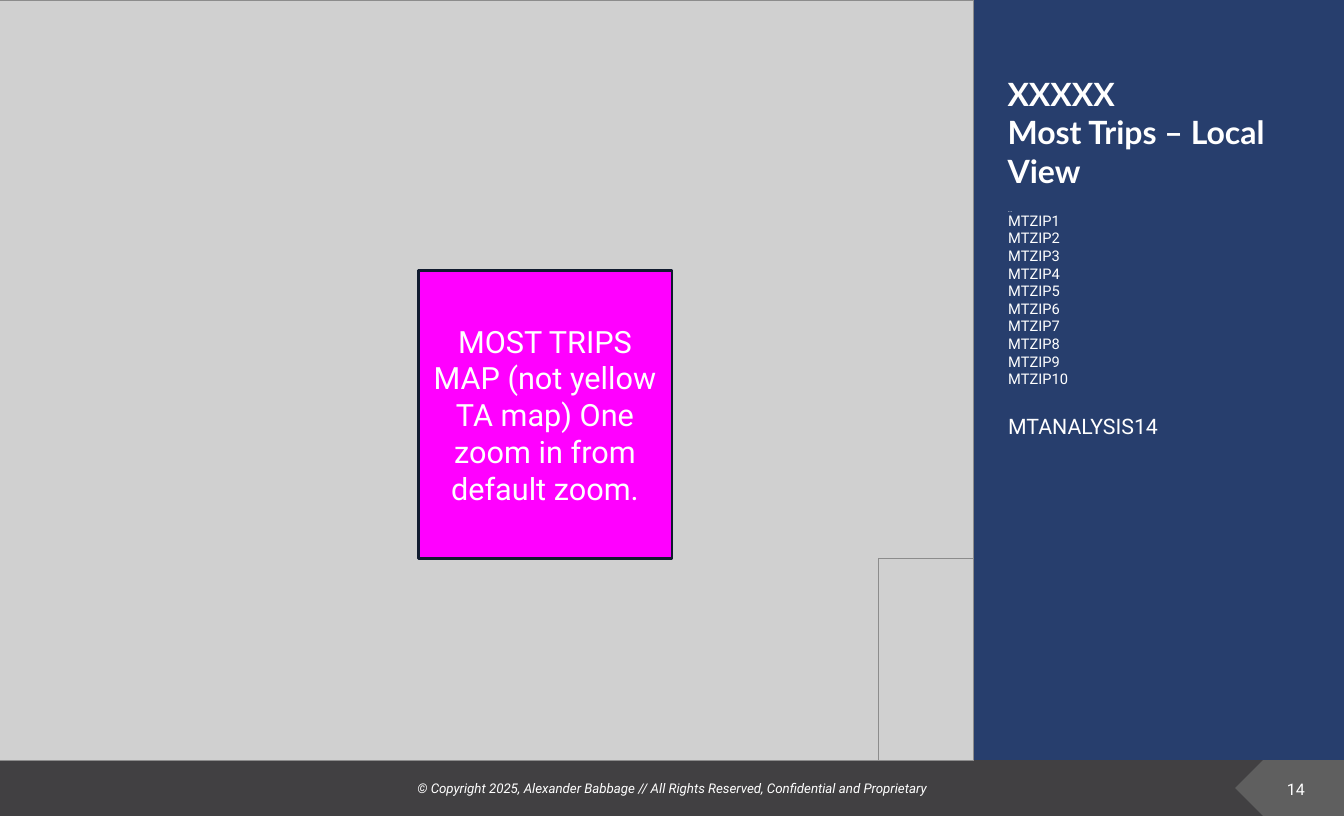
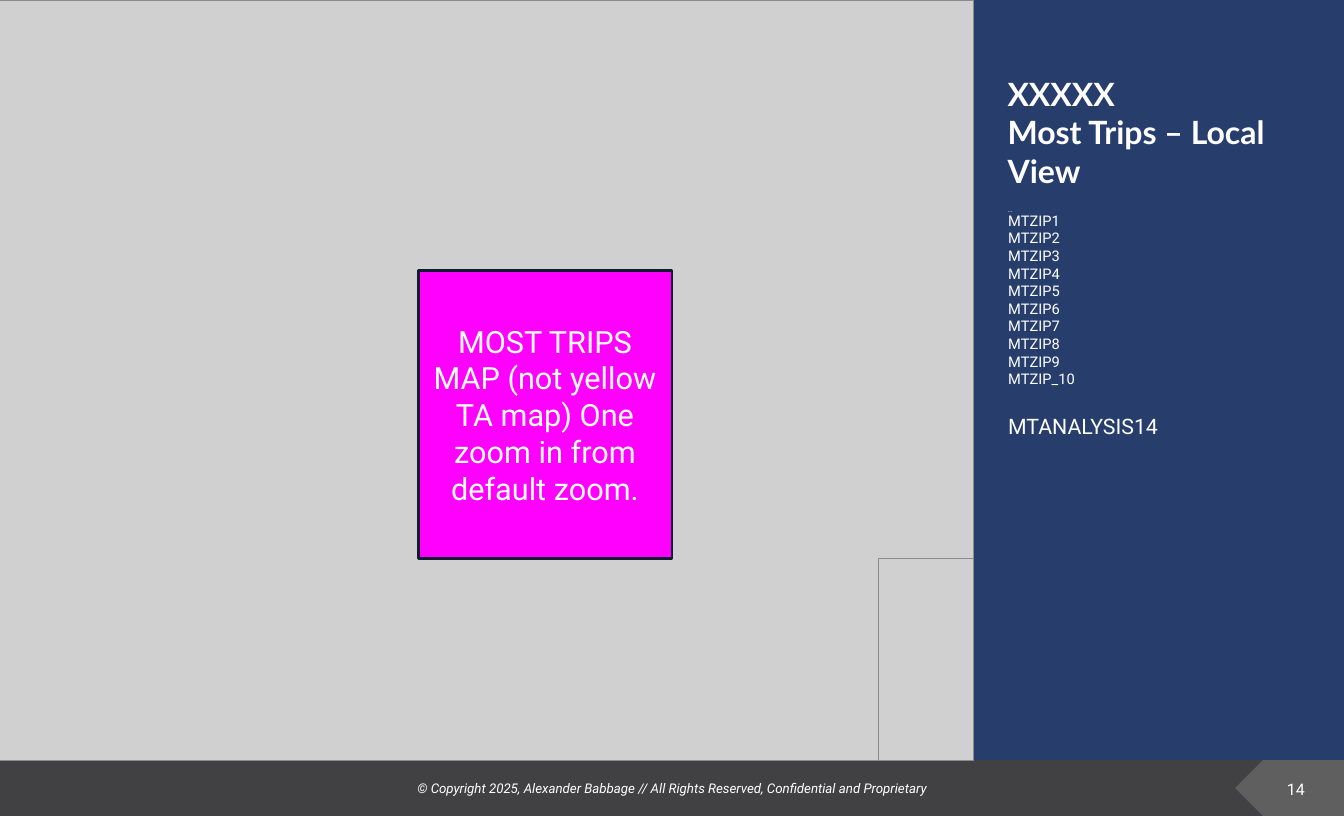
Before and after one commit to deeemdeeem/tt-report-automation, a slide deck: slide 14 of TT_report.pptx. Drawn at 1344x816 pixels with LibreOffice and Linux fonts; fonts in the diff are those of the drawing; grey boxes stand for pictures; background and template pictures are left out. Boxes give left, top, right and bottom in pixels: in the first picture for what was removed or moved away, otherwise in the second. Text is boxed around its words. In the diff, an @@ line names an element or a change of style, - is before the commit and + after.

Commit message:
fixed MTZIP_10.

```diff
--- a/TT_report.pptx
+++ b/TT_report.pptx
@@ text at <box>1008,373,1075,385</box>: text changed @@
-MTZIP10
+MTZIP_10
```
Also in this commit, not shown: 1 other file.
